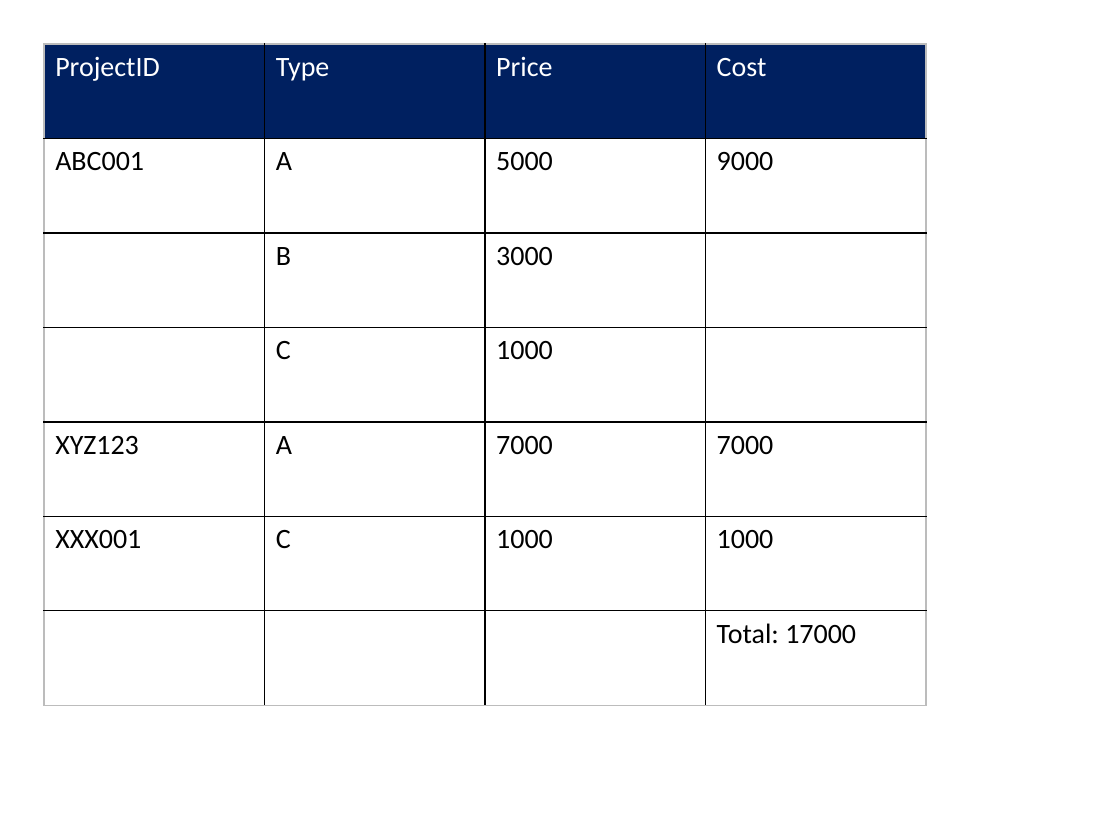
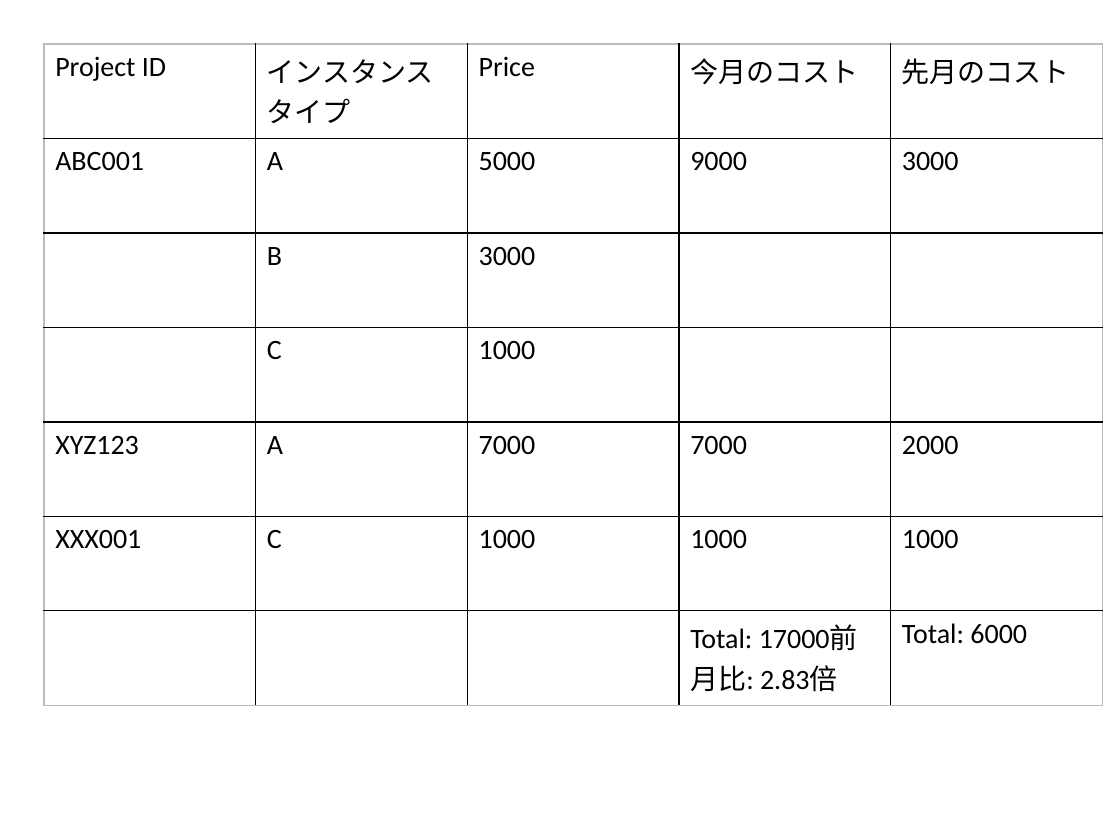
Before and after one commit to toro-maguro/python-ppt, a slide deck: slide 1 of test.pptx. Drawn at 1120x840 pixels with LibreOffice and Linux fonts; fonts in the diff are those of the drawing. Boxes give left, top, right and bottom in pixels: in the first picture for what was removed or moved away, otherwise in the second. Text is boxed around its words. In the diff, an @@ line names an element or a change of style, - is before the commit and + after.

```diff
--- a/test.pptx
+++ b/test.pptx
@@ table at <box>44,44,1102,706</box> @@
-column 1, row 1: ProjectID
+column 1, row 1: Project ID
-column 2, row 1: Type
+column 2, row 1: インスタンスタイプ
-column 4: Cost | 9000 |  |  | 7000 | 1000 | Total: 17000
+column 4: 今月のコスト | 9000 |  |  | 7000 | 1000 | Total: 17000前月比: 2.83倍
+column 5: 先月のコスト | 3000 |  |  | 2000 | 1000 | Total: 6000
@@ table: place and size @@
-table at <box>44,44,926,706</box>
+table at <box>44,44,1102,706</box>
```
Also in this commit, not shown: 4 other files.
